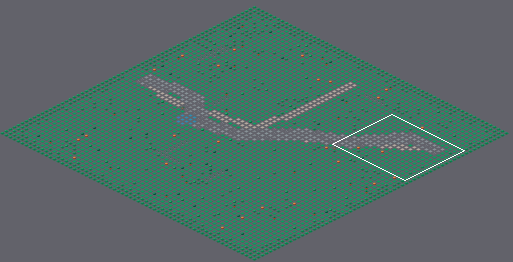
Tiled map (JSON) -- content/areas/cozy-plains.tmj. The picture above shows the old version from afar; the outline marks the close-up.
Close-up. As it was:
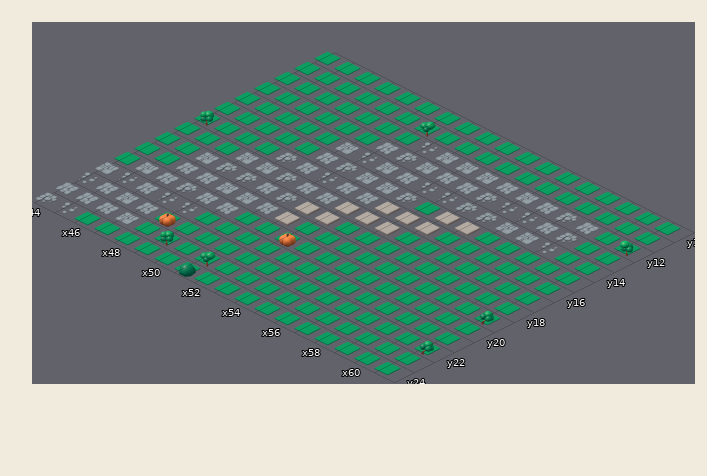
Cells are 192x96 px. Isometric: x runs down to the right, y down to the left. Shown: x 44..61, y 10..24. The commit also changed other parts of the map, which this record leaves out.
The result:
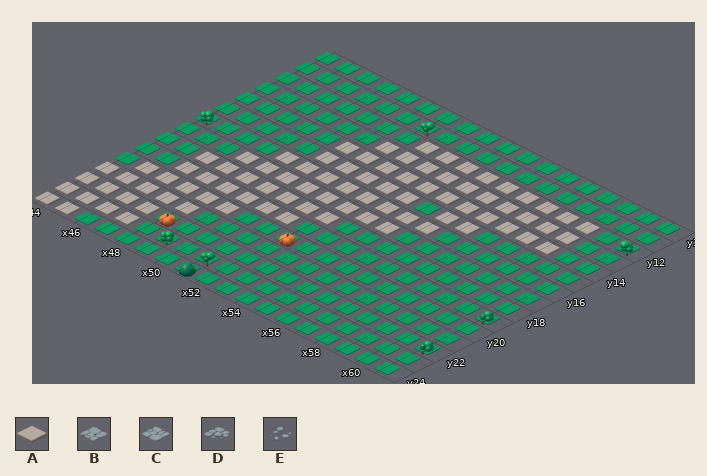
Key: from "kaykit": A 11 "halloween_floor_dirt", B 12 "halloween_path_A", C 13 "halloween_path_B", D 14 "halloween_path_C", E 15 "halloween_path_D".
_ is an empty cell.
Tiles replaced or removed in this view: B, C, D, E.
The edit:
Changed rows in their new state; . is an unchanged cell.
Layer "floor":
first column x 44:
12 .......AAAAAAAAA
13 ......AAAAAAAAAA
14 .....AAAAAAAAAAA
15 .....AAAAA......
16 ....AAAAA.......
17 ...AAAAA........
18 ..AAAAA.........
19 ..AAAAA.........
20 .AAAAA..........
21 AAAAA...........
22 AAAA............
23 AAAA............
24 AA..............
Changed places in both close-ups, as pixel boxes (x1, y1, x2, y2):
changed: (35, 141, 601, 256)
